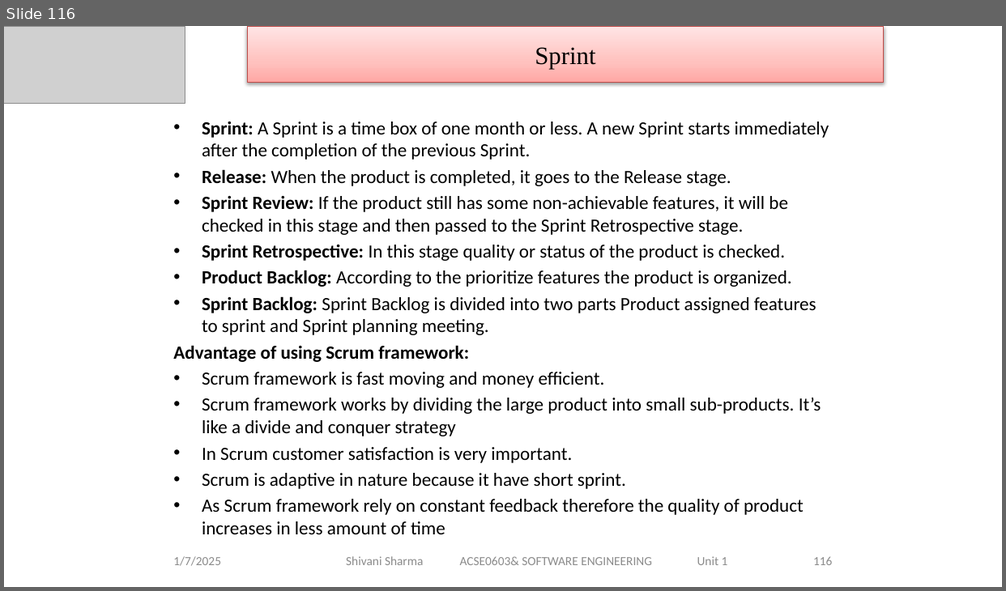
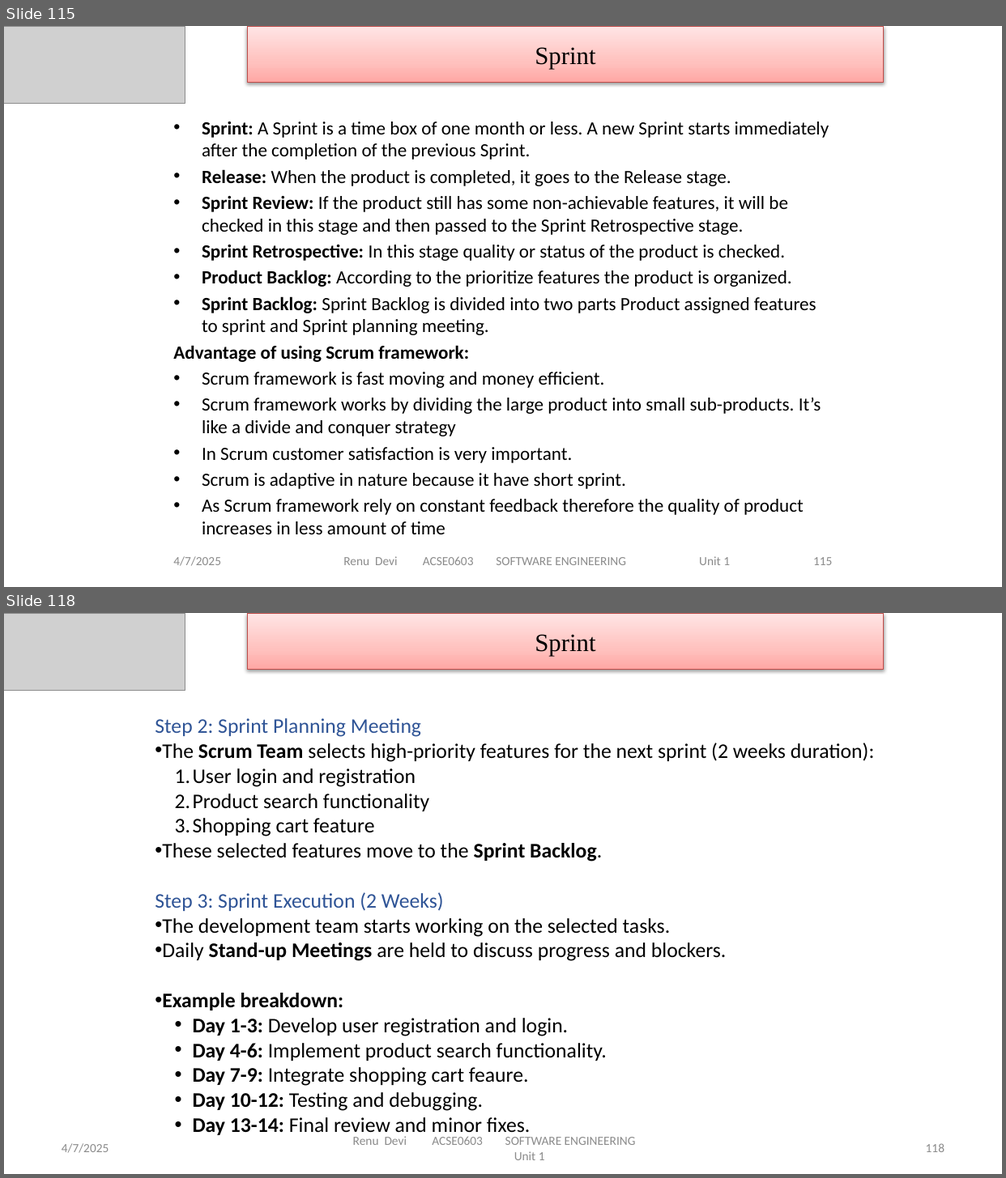
Before and after one commit to DevGoyalG/NIET-Study-Material, a slide deck: CSE (Artificial Intelligence and Machine Learning)/Third Year/Sixth Semester/PPTs/Software Engineering/SE - Unit 1.pptx. Shown one above the other, each under a label of ours: slide 116 before the commit, slides 115 and 118 after it; the slides between them are not shown. The pictures are 1006x591 and 1006x1178 pixels, drawn with LibreOffice and Linux fonts; fonts in the diff are those of the drawing; grey boxes stand for pictures. Boxes give left, top, right and bottom in pixels: in the first picture for what was removed or moved away, otherwise in the second. Text is boxed around its words. In the diff, an @@ line names an element or a change of style, - is before the commit and + after.

```diff
--- a/CSE (Artificial Intelligence and Machine Learning)/Third Year/Sixth Semester/PPTs/Software Engineering/SE - Unit 1.pptx
+++ b/CSE (Artificial Intelligence and Machine Learning)/Third Year/Sixth Semester/PPTs/Software Engineering/SE - Unit 1.pptx
@@ slide 118 added at bbox=[4, 613, 1002, 1174], background #FFFFFF @@
@@ picture added at bbox=[4, 613, 185, 691] @@
@@ rectangle added at bbox=[247, 613, 884, 669], fill gradient #FFA6A5 to #FFC0BF to #FFE7E7, outline #BF4C48 0.75 pt, 24 pt, text #000000 @@
+Sprint
@@ text added at bbox=[155, 718, 875, 1137], 20 pt, text #000000 @@
+Step 2: Sprint Planning Meeting
+• The Scrum Team selects high-priority features for the next sprint (2 weeks duration):
+  1. User login and registration
+  2. Product search functionality
+  3. Shopping cart feature
+• These selected features move to the Sprint Backlog.
+Step 3: Sprint Execution (2 Weeks)
+• The development team starts working on the selected tasks.
+• Daily Stand-up Meetings are held to discuss progress and blockers.
+• Example breakdown:
+  • Day 1-3: Develop user registration and login.
+  • Day 4-6: Implement product search functionality.
+  • Day 7-9: Integrate shopping cart feaure.
+  • Day 10-12: Testing and debugging.
+  • Day 13-14: Final review and minor fixes.
@@ text added at bbox=[62, 1144, 109, 1153], 12 pt, text #8C8C8C @@
+4/7/2025
@@ text added at bbox=[353, 1136, 636, 1161], 12 pt, text #8C8C8C @@
+Renu Devi ACSE0603 SOFTWARE ENGINEERING Unit 1
@@ page number added at bbox=[926, 1144, 944, 1152], 12 pt, text #8C8C8C @@
+118
@@ what was slide 116 is now slide 115 @@
@@ slide 115 changed as well @@
@@ text at bbox=[173, 557, 221, 566]: text changed @@
-1/7/2025
+4/7/2025
@@ text at bbox=[343, 557, 730, 565]: text changed @@
-Shivani Sharma ACSE0603& SOFTWARE ENGINEERING Unit 1
+Renu Devi ACSE0603 SOFTWARE ENGINEERING Unit 1
@@ page number at bbox=[813, 557, 832, 565]: text changed @@
-116
+115
```
Also in this commit, not shown: 132 other slides changed, 7 other slides added, 4 slides removed, 4 other files.
